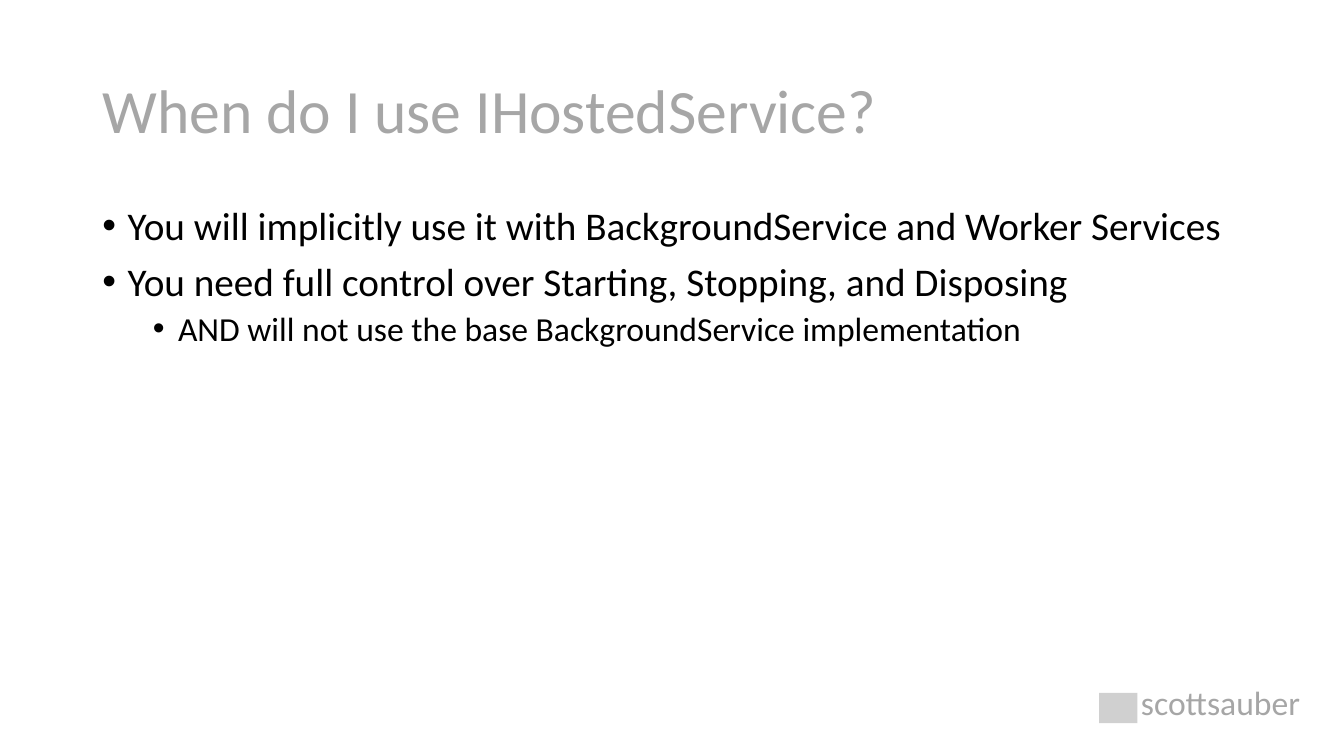
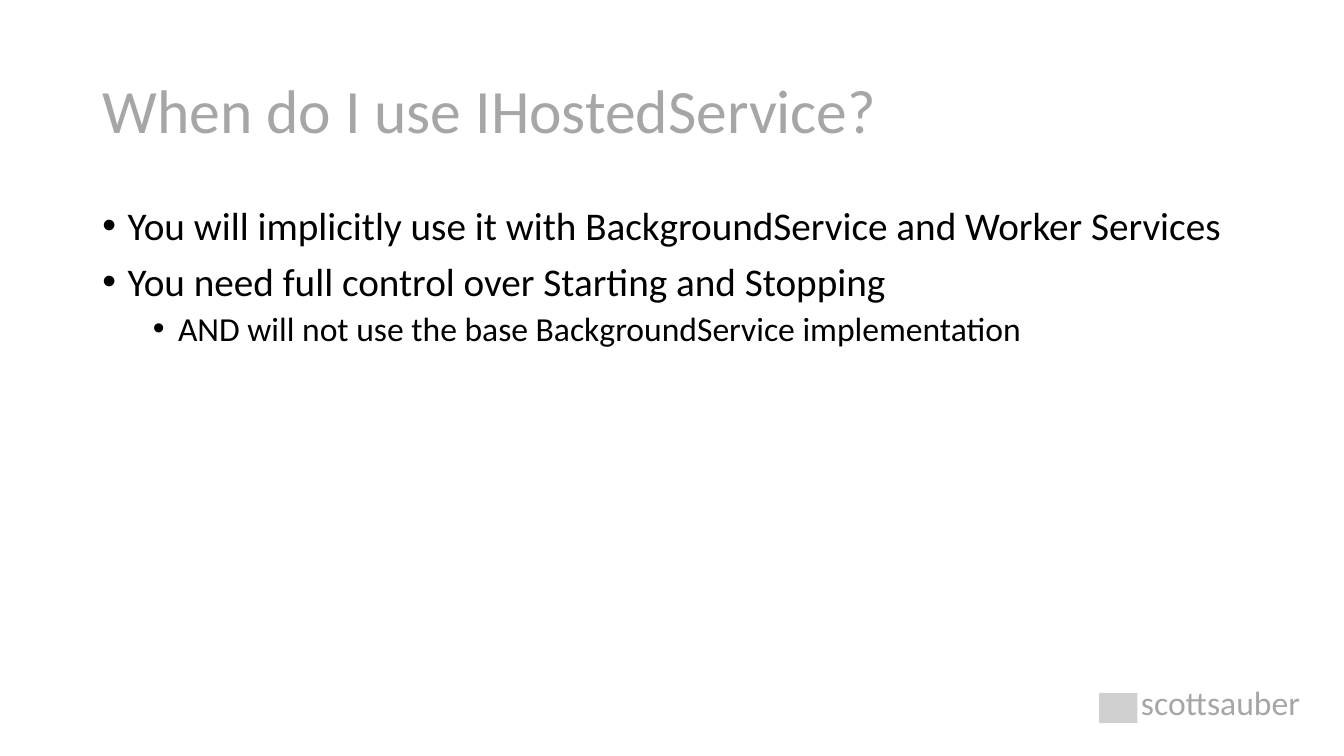
Before and after one commit to nirzaf/DotNetWorkShopTalk, a slide deck: slide 15 of 2020-10-16 - NDC Sydney - The Background on Background Tasks in .NET Core/The Background on Background Tasks.pptx (slide 16 before the commit). Drawn at 1344x756 pixels with LibreOffice and Linux fonts; fonts in the diff are those of the drawing; grey boxes stand for pictures. Boxes give left, top, right and bottom in pixels: in the first picture for what was removed or moved away, otherwise in the second. Text is boxed around its words. In the diff, an @@ line names an element or a change of style, - is before the commit and + after.

```diff
--- a/2020-10-16 - NDC Sydney - The Background on Background Tasks in .NET Core/The Background on Background Tasks.pptx
+++ b/2020-10-16 - NDC Sydney - The Background on Background Tasks in .NET Core/The Background on Background Tasks.pptx
@@ text at (x1=128, y1=268, x2=885, y2=303): text changed @@
-• You need full control over Starting, Stopping, and Disposing
+• You need full control over Starting and Stopping
```
Also in this commit, not shown: 7 other slides changed, 1 slide removed, 10 other files.
